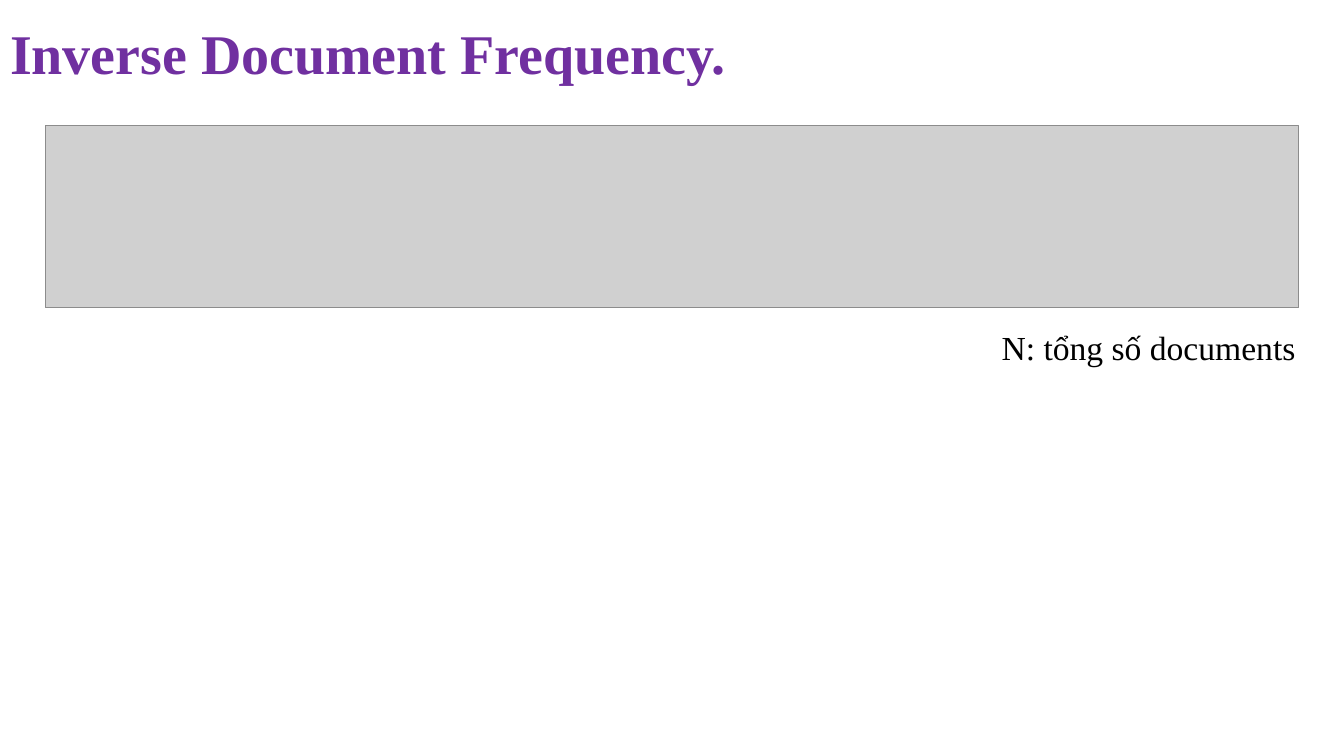
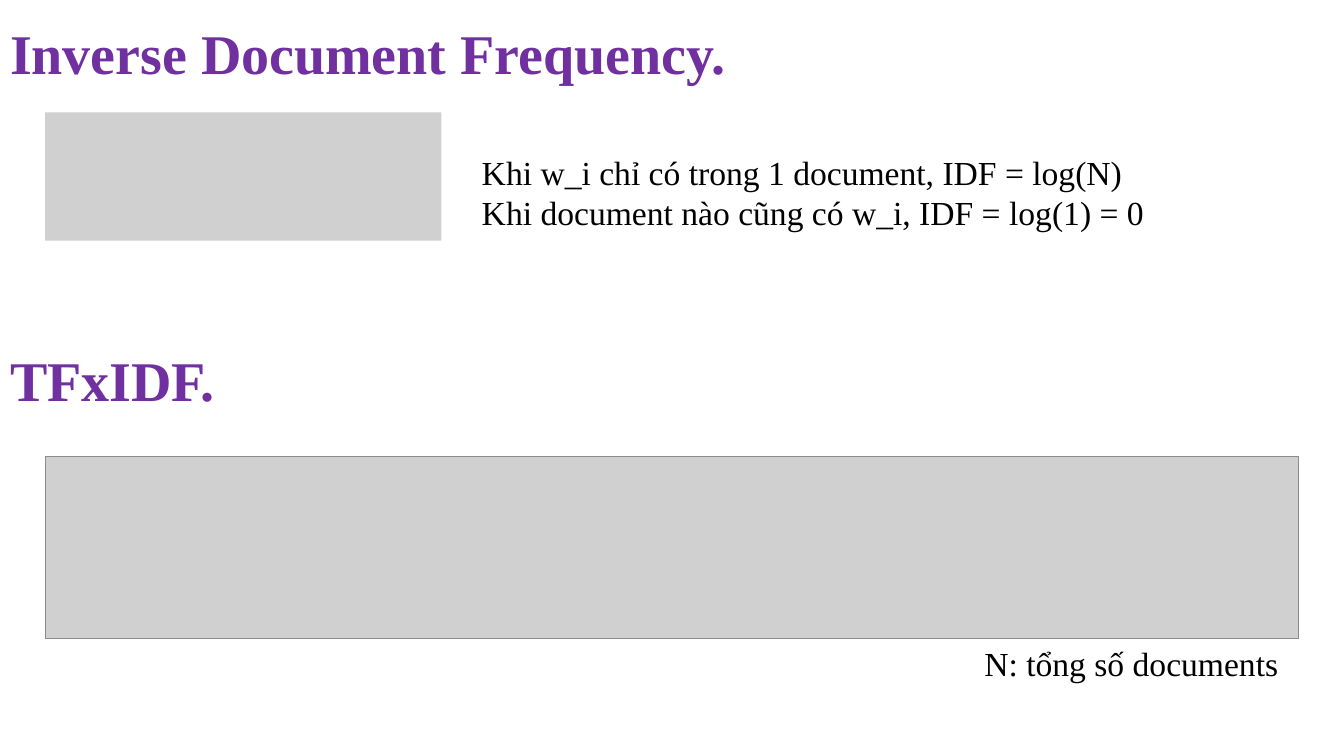
Before and after one commit to NghiLamPhuc/NLP., a slide deck: slide 18 of IR/Presentation1.pptx. Drawn at 1344x756 pixels with LibreOffice and Linux fonts; fonts in the diff are those of the drawing; grey boxes stand for pictures. Boxes give left, top, right and bottom in pixels: in the first picture for what was removed or moved away, otherwise in the second. Text is boxed around its words. In the diff, an @@ line names an element or a change of style, - is before the commit and + after.

```diff
--- a/IR/Presentation1.pptx
+++ b/IR/Presentation1.pptx
@@ picture added at box(45, 112, 442, 240) @@
@@ text added at box(482, 161, 1144, 232), 24 pt, text #000000 @@
+Khi w_i chỉ có trong 1 document, IDF = log(N)
+Khi document nào cũng có w_i, IDF = log(1) = 0
@@ text added at box(10, 364, 215, 402), 40 pt, text #7030A0, bold @@
+TFxIDF.
@@ picture: place and size @@
-picture at box(45, 126, 1300, 309)
+picture at box(45, 456, 1300, 638)
@@ text "N: tổng số documents": place and size @@
-text "N: tổng số documents" at box(1002, 335, 1296, 366)
+text "N: tổng số documents" at box(984, 651, 1279, 683)
```
Also in this commit, not shown: 4 other slides changed, 1 slide added, 4 slides removed, 2 other files.
